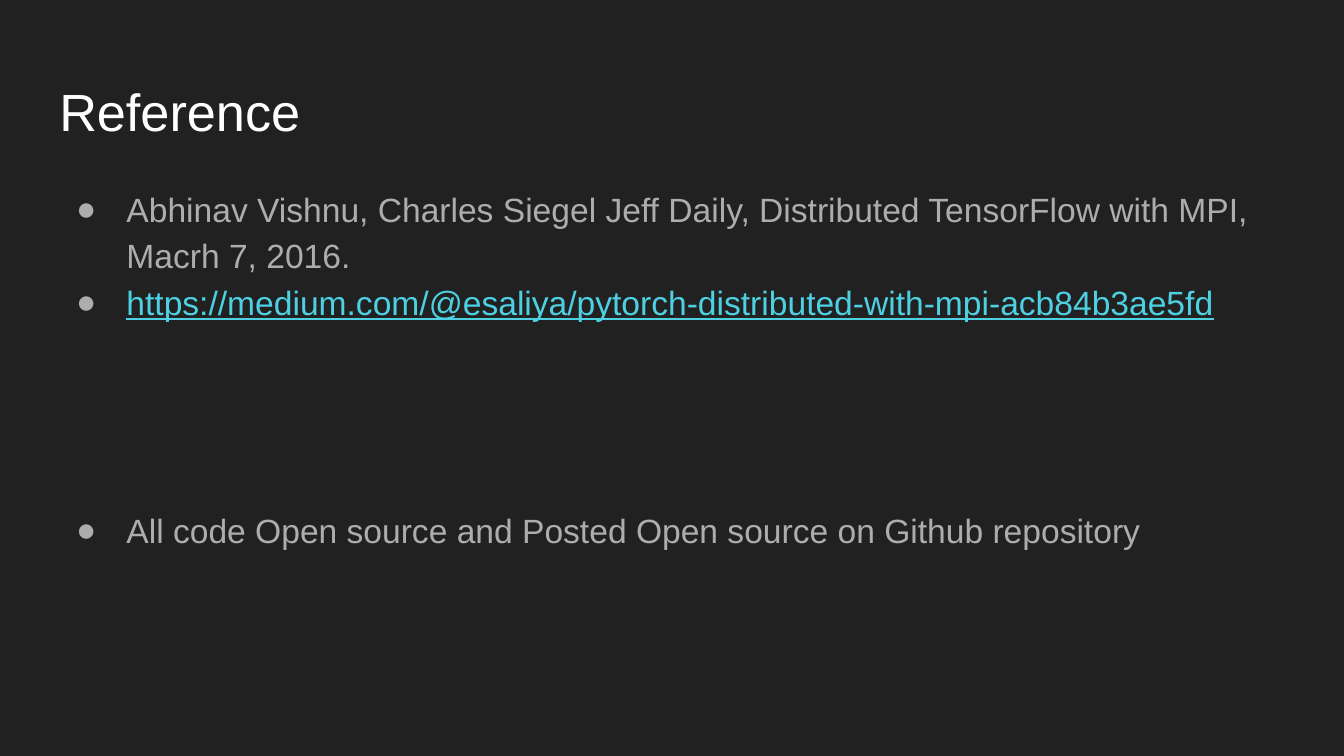
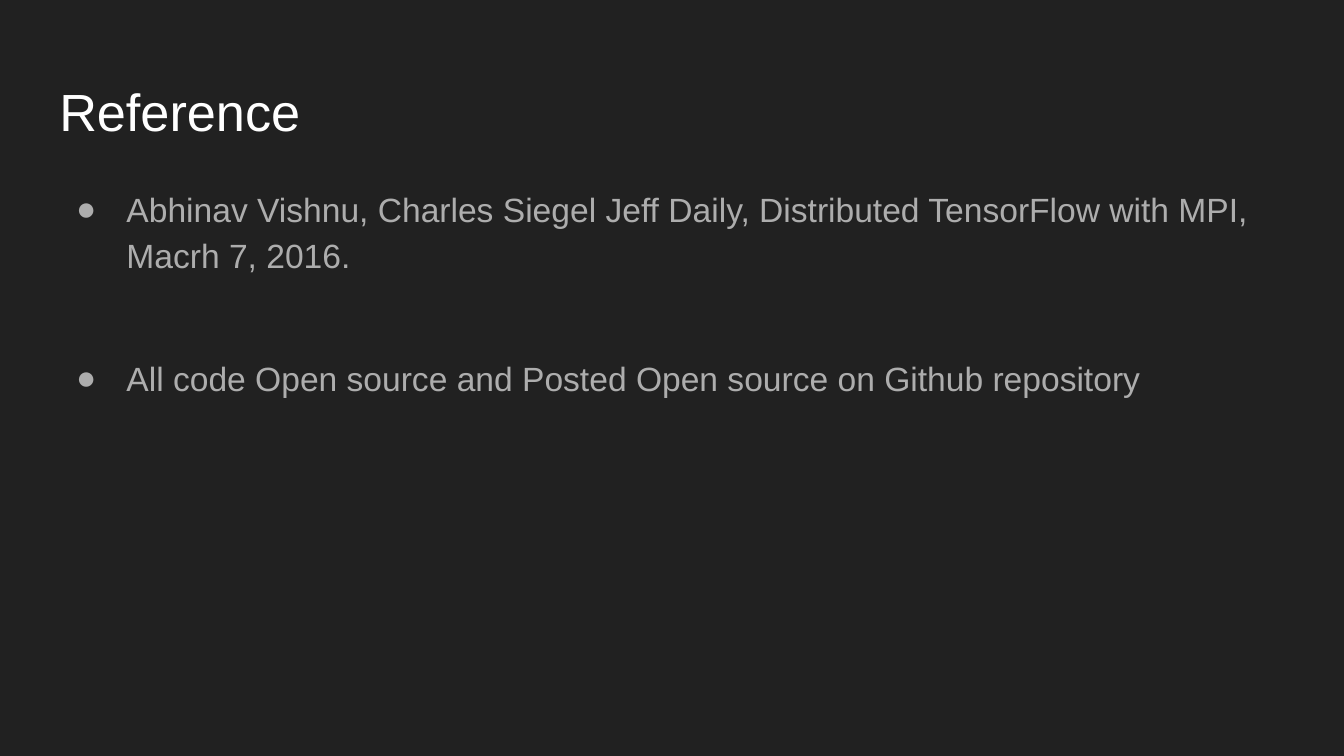
Before and after one commit to harshityadav95/MIT-MTechCSE-2019-2021-Semester-1, a slide deck: slide 11 of High-performance-Computing/lab/mpimini/Demo ppt.pptx (slide 10 before the commit). Drawn at 1344x756 pixels with LibreOffice and Linux fonts; fonts in the diff are those of the drawing. Boxes give left, top, right and bottom in pixels: in the first picture for what was removed or moved away, otherwise in the second. Text is boxed around its words. In the diff, an @@ line names an element or a change of style, - is before the commit and + after.

Commit message:
Pytorch+MPI purge

```diff
--- a/High-performance-Computing/lab/mpimini/Demo ppt.pptx
+++ b/High-performance-Computing/lab/mpimini/Demo ppt.pptx
@@ text at [126, 290, 1213, 321]: paragraph removed @@
-● https://medium.com/@esaliya/pytorch-distributed-with-mpi-acb84b3ae5fd
```
Also in this commit, not shown: 1 slide added, 2 other files.
